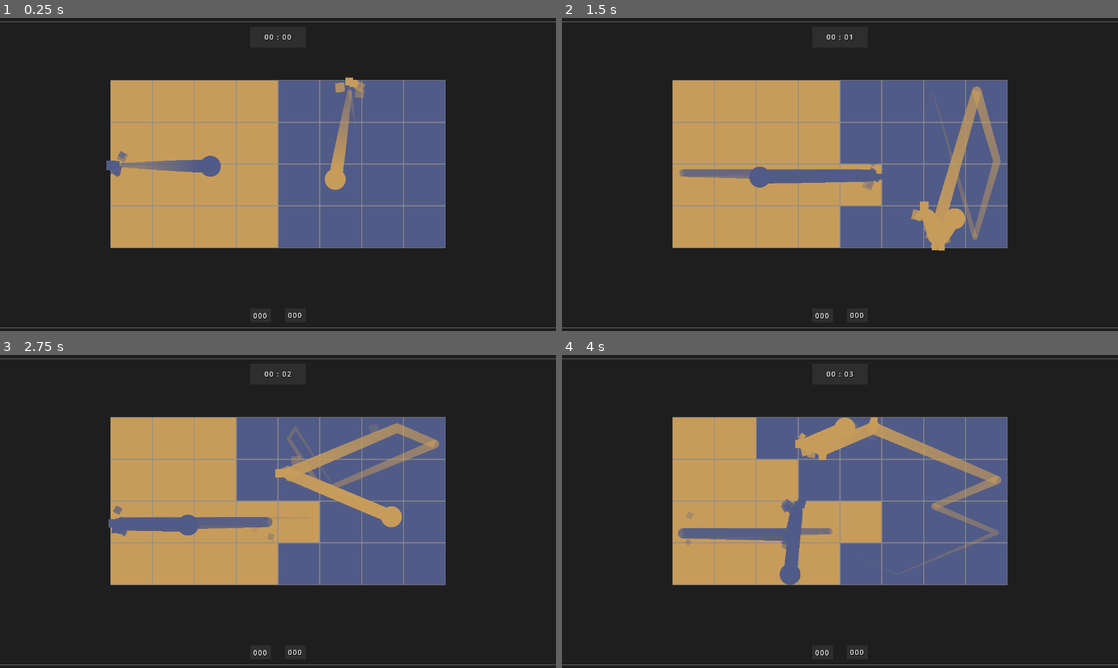
Above: before the commit, frames 1-4 (two rows, left to right).
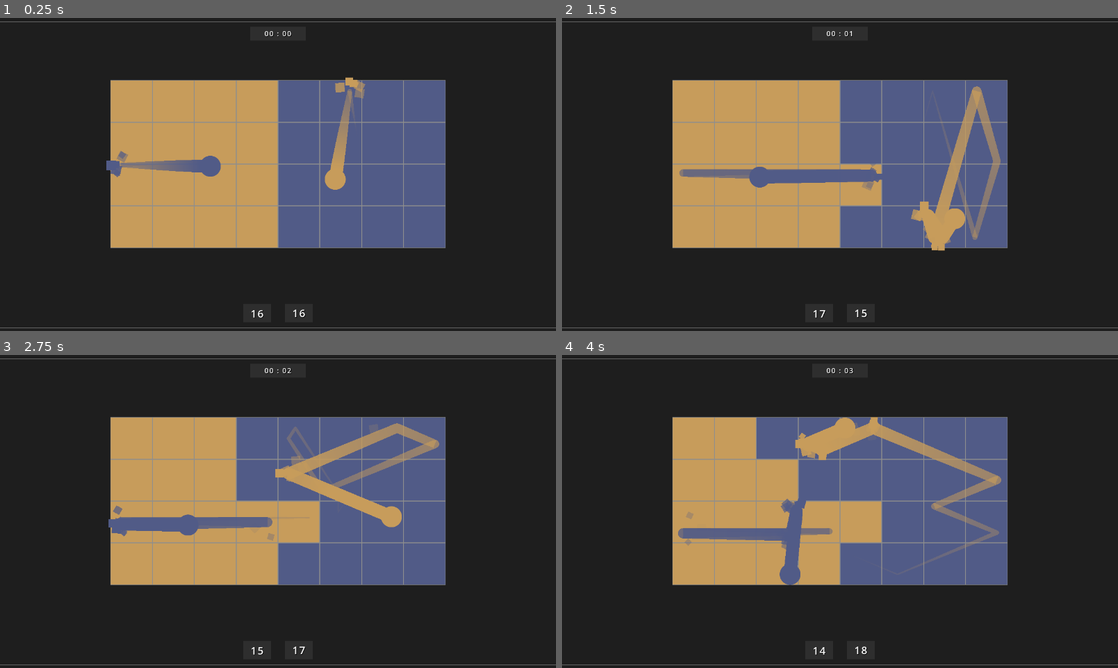
Above: after the commit, the same moments.

Repository: LiteFeather1/night-day-pong
Game: Godot game, scene res://scenes/main.tscn
Same seed, same stepped clock (60 frames per second), same inputs: the game is played once before the commit and once after it.
Inputs:
- Up to frame 1 (0.25 s): no input
- Up to frame 2 (1.5 s): no input
- Up to frame 3 (2.75 s): no input
- Up to frame 4 (4 s): no input

The runs differ from the first frame. In frame 1, 0.1% of the frame differs, in the area x 45-55%, y 4-97%; in frame 2, 0.1%; in frame 3, 0.1%; in frame 4, 0.1%.

Commit message:
"Score" ui to track how many blocks each side has

Diff:
--- a/scenes/main.gd
+++ b/scenes/main.gd
@@ -36,12 +36,14 @@
 
 @export_group("Block Settings")
 const block_scene: PackedScene = preload("res://scenes/block.tscn")
+var all_blocks: Array[Array] = [[], []]
 @export var block_scale: float = 1.0
 @export var scale_position: bool = false
 const BLOCK_SIZE: int = 128
 const HALF_BLOCK_SIZE: int = 64
 
 var elapsed_time: float = 0.0
+
 
 func _ready() -> void:
 	# set clear colourt
@@ -59,6 +61,8 @@
 
 		root.add_child.call_deferred(block_parents[i])
 
+		main_ui.set_score(i, collums * rows)
+
 	var scale_pos = 1.0 if !scale_position else block_scale
 	var center_x = collums * BLOCK_SIZE * scale_pos
 	var center_y = rows * BLOCK_SIZE * 0.5 * scale_pos
@@ -73,25 +77,27 @@
 	var zoom = zoom_x if zoom_y > zoom_x else zoom_y
 	camera_2d.zoom = Vector2(zoom, zoom)
 
-	# set camera posS
+	# set camera pos
 	var camera_pos_y = center_y + (camera_offset_y / zoom)
 	camera_2d.position = Vector2(center_x, camera_pos_y)
 
 	# init block positions
-
 	for x in collums:
 		for y in rows:
-			for player in 2:
+			for i in 2:
 				var block: Block = block_scene.instantiate()
-				var player_offset = player * center_x + HALF_BLOCK_SIZE * scale_pos
+				var player_offset = i * center_x + HALF_BLOCK_SIZE * scale_pos
 				var x_pos = x * BLOCK_SIZE * scale_pos + player_offset
 				block.position = Vector2(x_pos, y * BLOCK_SIZE * scale_pos + HALF_BLOCK_SIZE * scale_pos)
 				block.scale = Vector2(block_scale, block_scale)
 				block.set_line(line_colour)
-				block.set_layer(player, colours[colours.size() - player - 1])
-				block.name = str(player)
+				block.set_layer(i, colours[colours.size() - i - 1])
+				block.name = str(i)
 				block.hit.connect(flip_block)
-				block_parents[player].add_child.call_deferred(block)
+
+				all_blocks[i].append(block)
+
+				block_parents[i].add_child.call_deferred(block)
 
 	# set balls
 	var ball_padding = BLOCK_SIZE * ball_scale * 2.0
@@ -205,5 +211,16 @@
 func flip_block(block: Block) -> void:
 	if block.prev_layer == 3:
 		block.set_layer(1, colours[0])
+		remove_add_block(0, 1, block)
 	elif block.prev_layer == 4:
 		block.set_layer(0, colours[1])
+		remove_add_block(1, 0, block)
+
+	for i in 2:
+		main_ui.set_score(i, all_blocks[i].size())
+
+
+func remove_add_block(from: int, to: int, block: Block) -> void:
+	# TODO Consider giving an index to the blocks
+	all_blocks[from].remove_at(all_blocks[from].find(block))
+	all_blocks[to].append(block)
--- a/scenes/main_ui.gd
+++ b/scenes/main_ui.gd
@@ -6,6 +6,7 @@
 @export var l_time: Label
 
 @export_category("Scores")
+# TODO consider colouring the label with the same colour of the balls
 @export var l_scores: Array[Label]
 
 
@@ -14,4 +15,4 @@
 
 
 func set_score(index: int, score: int) -> void:
-	l_scores[index].set_text("%s" % score)
+	l_scores[index].set_text("%d" % score)
--- a/scenes/main_ui.tscn
+++ b/scenes/main_ui.tscn
@@ -5,9 +5,10 @@
 [sub_resource type="FontVariation" id="FontVariation_f2thi"]
 spacing_glyph = 2
 
-[node name="MainUI" type="CanvasLayer" node_paths=PackedStringArray("l_time")]
+[node name="MainUI" type="CanvasLayer" node_paths=PackedStringArray("l_time", "l_scores")]
 script = ExtResource("1_uqk28")
 l_time = NodePath("VBoxContainer/HBoxContainer/ColorRect/l_timer")
+l_scores = [NodePath("VBoxContainer2/HBoxContainer/ColorRect/l_score_1"), NodePath("VBoxContainer2/HBoxContainer/ColorRect2/l_score_2")]
 
 [node name="VBoxContainer" type="VBoxContainer" parent="."]
 anchors_preset = 15
@@ -22,7 +23,7 @@
 theme_override_constants/separation = 16
 
 [node name="HBoxContainer" type="HBoxContainer" parent="VBoxContainer"]
-custom_minimum_size = Vector2(0, 48)
+custom_minimum_size = Vector2(0, 32)
 layout_mode = 2
 alignment = 1
 
@@ -54,13 +55,13 @@
 alignment = 2
 
 [node name="HBoxContainer" type="HBoxContainer" parent="VBoxContainer2"]
-custom_minimum_size = Vector2(0, 32)
+custom_minimum_size = Vector2(0, 42)
 layout_mode = 2
 theme_override_constants/separation = 32
 alignment = 1
 
 [node name="ColorRect" type="ColorRect" parent="VBoxContainer2/HBoxContainer"]
-custom_minimum_size = Vector2(48, 0)
+custom_minimum_size = Vector2(64, 0)
 layout_mode = 2
 color = Color(0.180392, 0.180392, 0.180392, 1)
 
@@ -75,6 +76,7 @@
 grow_vertical = 2
 theme_override_colors/font_shadow_color = Color(0, 0, 0, 1)
 theme_override_fonts/font = SubResource("FontVariation_f2thi")
+theme_override_font_sizes/font_size = 24
 text = "000
 "
 horizontal_alignment = 1
@@ -82,7 +84,7 @@
 clip_text = true
 
 [node name="ColorRect2" type="ColorRect" parent="VBoxContainer2/HBoxContainer"]
-custom_minimum_size = Vector2(48, 0)
+custom_minimum_size = Vector2(64, 0)
 layout_mode = 2
 color = Color(0.180392, 0.180392, 0.180392, 1)
 
@@ -95,6 +97,7 @@
 grow_vertical = 2
 theme_override_colors/font_shadow_color = Color(0, 0, 0, 1)
 theme_override_fonts/font = SubResource("FontVariation_f2thi")
+theme_override_font_sizes/font_size = 24
 text = "000
 "
 horizontal_alignment = 1
